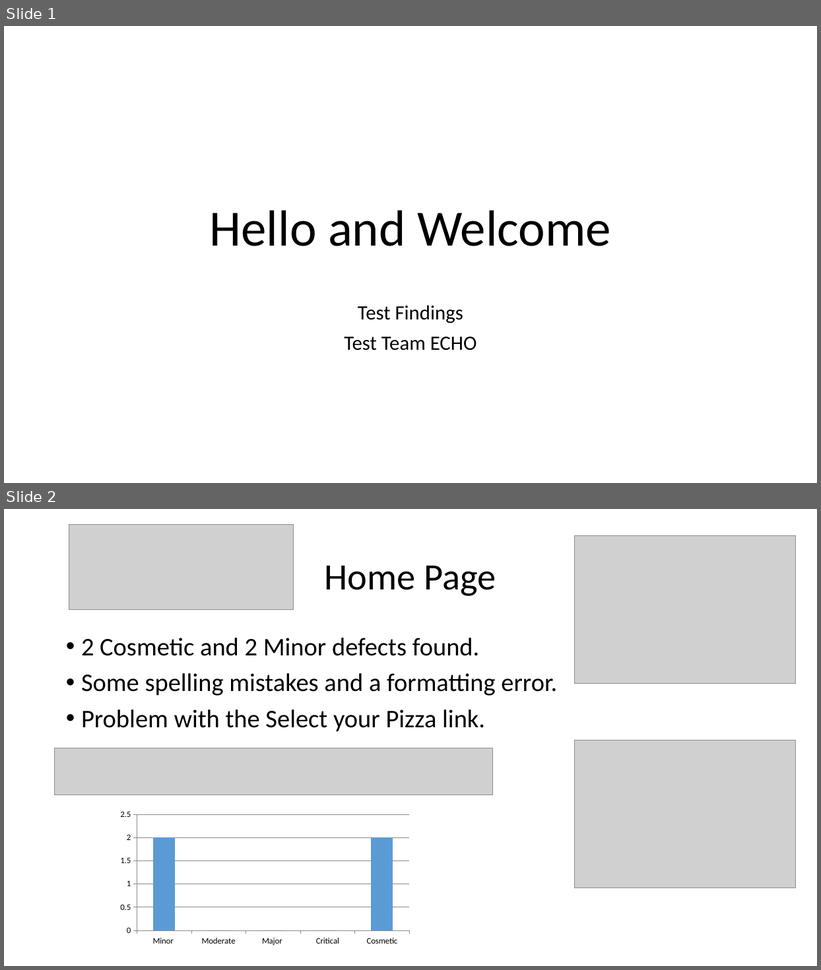
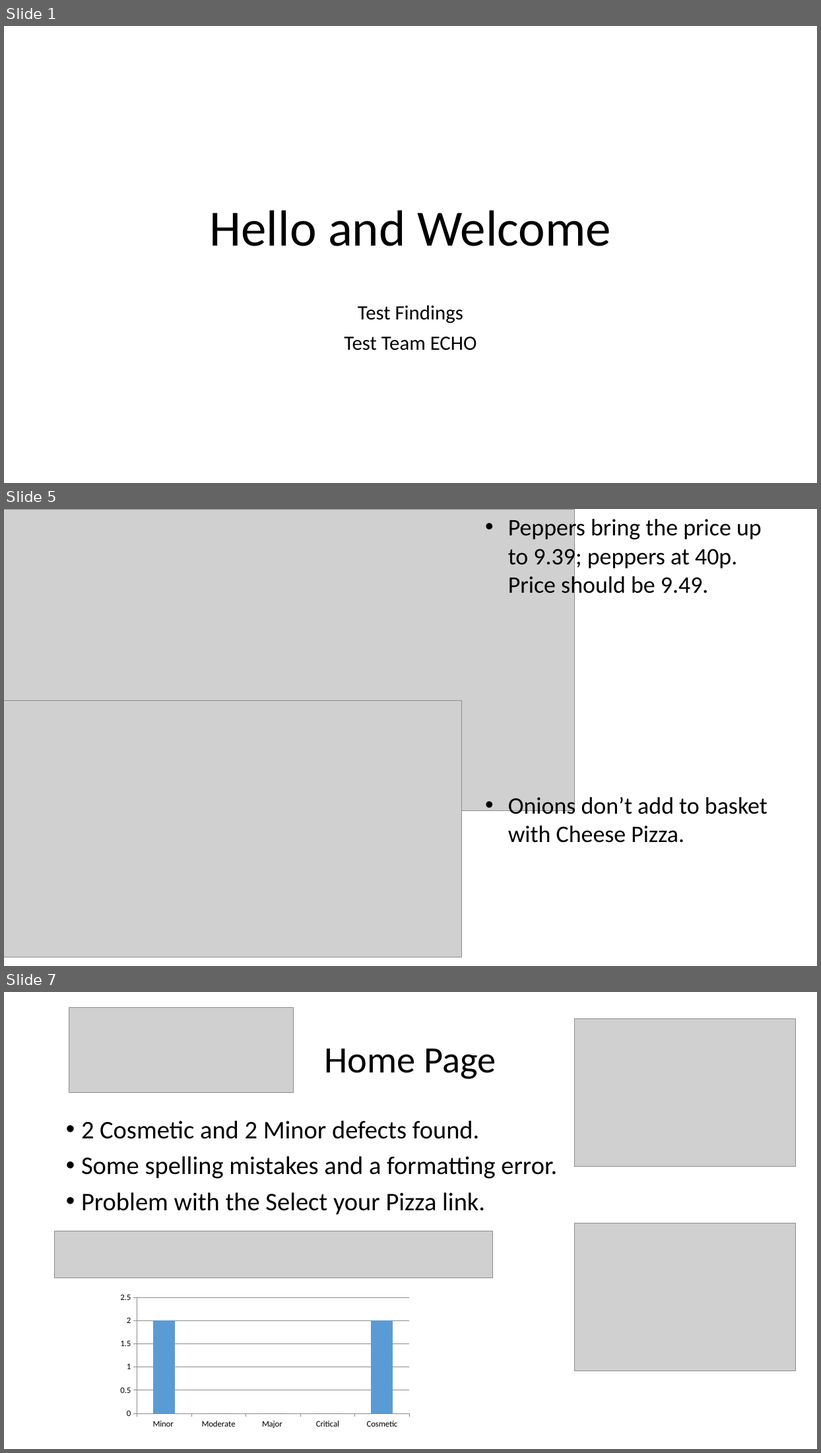
Before and after one commit to KevinOHare/Software-Testing-And-Verification, a slide deck: Presentation/Echo_Presentation.pptx. Shown one above the other, each under a label of ours: slides 1 and 2 before the commit, slides 1, 5 and 7 after it; the slides between them are not shown. The pictures are 821x970 and 821x1453 pixels, drawn with LibreOffice and Linux fonts; fonts in the diff are those of the drawing; grey boxes stand for pictures. Boxes give left, top, right and bottom in pixels: in the first picture for what was removed or moved away, otherwise in the second. Text is boxed around its words. In the diff, an @@ line names an element or a change of style, - is before the commit and + after.

```diff
--- a/Presentation/Echo_Presentation.pptx
+++ b/Presentation/Echo_Presentation.pptx
@@ slide 5 added at (4, 509, 817, 966), background #FFFFFF @@
@@ picture added at (4, 509, 575, 811) @@
@@ text added at (508, 516, 762, 599), 28 pt, text #000000 @@
+• Peppers bring the price up to 9.39; peppers at 40p. Price should be 9.49.
@@ picture added at (4, 701, 461, 958) @@
@@ text added at (508, 795, 768, 843), 28 pt, text #000000 @@
+• Onions don’t add to basket with Cheese Pizza.
@@ what was slide 2 is now slide 7 @@
```
Also in this commit, not shown: 4 other slides added, 1 slide removed.
